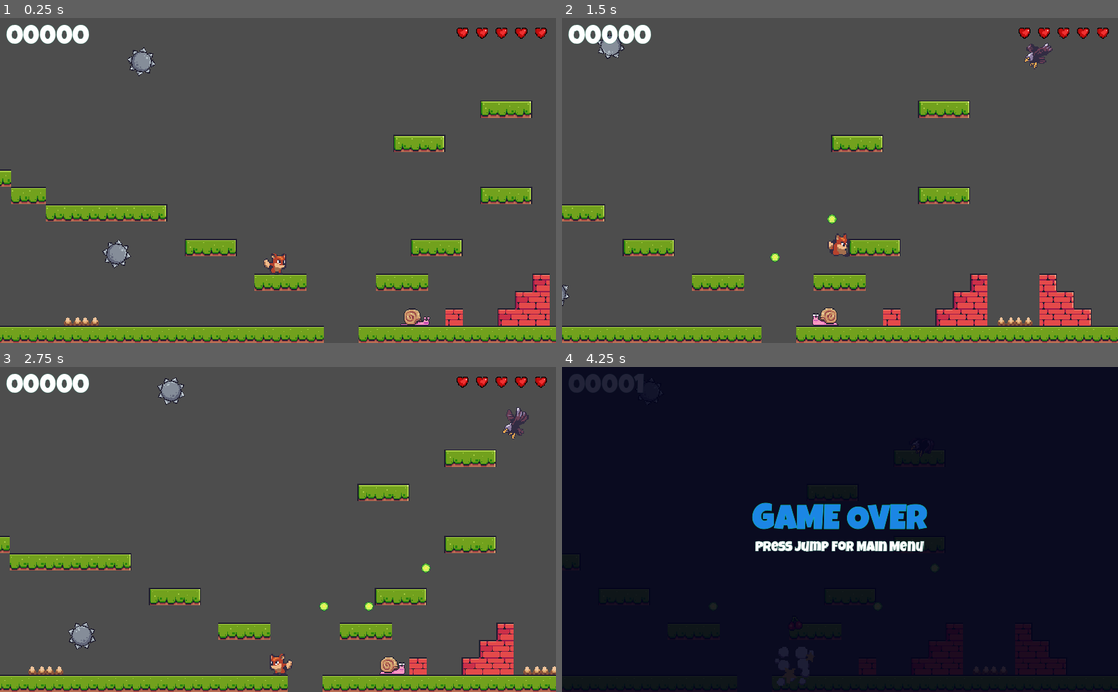
Above: before the commit, frames 1-4 (two rows, left to right).
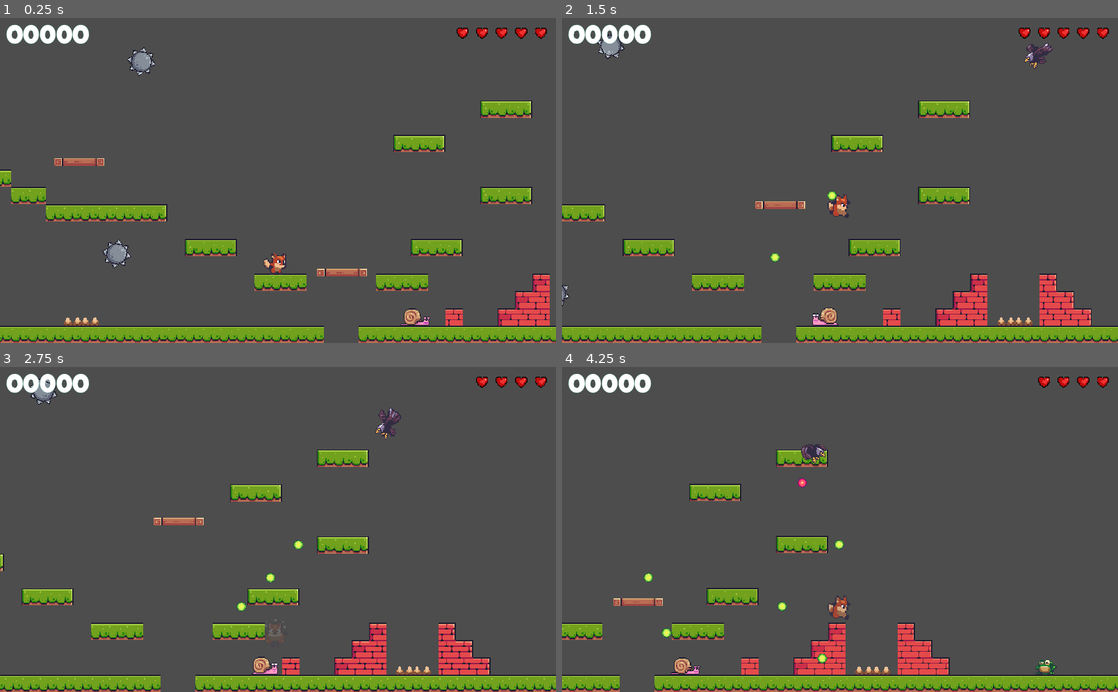
Above: after the commit, the same moments.

Repository: jaerrib/learning-godot
Game: Godot game, scene res://scenes/level_base/level_base.tscn
Two runs of this game, one before a commit and one after it. Both use one fixed random seed, a clock stepped at 60 frames per second and the inputs below.
Inputs:
- Up to frame 1 (0.25 s): no input
- Up to frame 2 (1.5 s): hold D (right) from 0.53 s (still down); tap E (shoot) at 0.6, 1.35 s; tap Space (jump) at 0.77 s
- Up to frame 3 (2.75 s): tap Space (jump) at 1.52 s; release D (right) at 2.03 s; hold A (left) from 2.03 s (still down); tap E (shoot) at 2.1 s
- Up to frame 4 (4.25 s): release A (left) at 2.78 s; hold D (right) from 2.78 s (still down); tap E (shoot) at 2.85, 3.6 s; tap Space (jump) at 3.02, 3.77 s

The runs differ from the first frame. In frame 1, 0.4% of the frame differs, in the area x 9-66%, y 43-80%; in frame 2, 0.7%; in frame 3, 15%; in frame 4, 99%, in the area x 0-100%, y 0-100%.

Commit message:
Add moving platforms

Diff:
--- a/foxy-antics/scenes/level_base/level_base.tscn
+++ b/foxy-antics/scenes/level_base/level_base.tscn
@@ -10,6 +10,7 @@
 [ext_resource type="PackedScene" uid="uid://dyau2vdyug2ka" path="res://scenes/ball_spikes/ball_spikes.tscn" id="8_s0j0y"]
 [ext_resource type="PackedScene" uid="uid://cpw5mqivi40lt" path="res://scenes/floor_spikes/floor_spikes.tscn" id="9_efn24"]
 [ext_resource type="PackedScene" uid="uid://blurjakhm50k8" path="res://scenes/hud/hud.tscn" id="10_72sjw"]
+[ext_resource type="PackedScene" uid="uid://cafgc73je74ud" path="res://scenes/moving_platform/moving_platform.tscn" id="10_wnoe6"]
 
 [sub_resource type="TileSetAtlasSource" id="TileSetAtlasSource_xs713"]
 texture = ExtResource("1_05qyw")
@@ -278,6 +279,30 @@
 [node name="FloorSpikes4" parent="Dangers" instance=ExtResource("9_efn24")]
 position = Vector2(481, -16)
 
+[node name="MovingPlatforms" type="Node2D" parent="."]
+position = Vector2(513, -274)
+
+[node name="P1" type="Marker2D" parent="MovingPlatforms"]
+position = Vector2(-526, 218)
+
+[node name="MovingPlatform" parent="MovingPlatforms" node_paths=PackedStringArray("destination") instance=ExtResource("10_wnoe6")]
+position = Vector2(-616, 218)
+destination = NodePath("../P1")
+
+[node name="P2" type="Marker2D" parent="MovingPlatforms"]
+position = Vector2(-256, 100)
+
+[node name="MovingPlatform2" parent="MovingPlatforms" node_paths=PackedStringArray("destination") instance=ExtResource("10_wnoe6")]
+position = Vector2(-256, 220)
+destination = NodePath("../P2")
+
+[node name="P3" type="Marker2D" parent="MovingPlatforms"]
+position = Vector2(-658, -7)
+
+[node name="MovingPlatform3" parent="MovingPlatforms" node_paths=PackedStringArray("destination") instance=ExtResource("10_wnoe6")]
+position = Vector2(-489, 113)
+destination = NodePath("../P3")
+
 [node name="CanvasLayer" type="CanvasLayer" parent="."]
 
 [node name="Hud" parent="CanvasLayer" instance=ExtResource("10_72sjw")]
--- /dev/null
+++ b/foxy-antics/scenes/moving_platform/moving_platform.gd
@@ -0,0 +1,31 @@
+extends AnimatableBody2D
+
+
+@export var destination: Marker2D
+@export var speed: float = 50.0
+
+var _start: Vector2
+var _end: Vector2
+var _time_to_move: float = 0.0
+var _tween: Tween
+
+
+# Called when the node enters the scene tree for the first time.
+func _ready() -> void:
+	_start = global_position
+	_end = destination.global_position
+	var distance: float = _start.distance_to(_end)
+	_time_to_move = distance / speed
+	set_moving()
+
+
+func _exit_tree() -> void:
+	if _tween:
+		_tween.kill()
+
+
+func set_moving() -> void:
+	_tween = get_tree().create_tween()
+	_tween.set_loops()
+	_tween.tween_property(self, "global_position", _end, _time_to_move)
+	_tween.tween_property(self, "global_position", _start, _time_to_move)
--- /dev/null
+++ b/foxy-antics/scenes/moving_platform/moving_platform.tscn
@@ -0,0 +1,19 @@
+[gd_scene load_steps=4 format=3 uid="uid://cafgc73je74ud"]
+
+[ext_resource type="Texture2D" uid="uid://c7yuvmk38yy0j" path="res://assets/tiles/Terrain (16x16).png" id="1_irnc2"]
+[ext_resource type="Script" path="res://scenes/moving_platform/moving_platform.gd" id="1_lfscs"]
+
+[sub_resource type="RectangleShape2D" id="RectangleShape2D_serwu"]
+size = Vector2(46, 7)
+
+[node name="MovingPlatform" type="AnimatableBody2D"]
+script = ExtResource("1_lfscs")
+
+[node name="Sprite2D" type="Sprite2D" parent="."]
+texture = ExtResource("1_irnc2")
+region_enabled = true
+region_rect = Rect2(1, 65, 46, 7)
+
+[node name="CollisionShape2D" type="CollisionShape2D" parent="."]
+shape = SubResource("RectangleShape2D_serwu")
+one_way_collision = true
Not shown: 1 places in foxy-antics/scenes/level_base/level_base.tscn that only renumber resources
